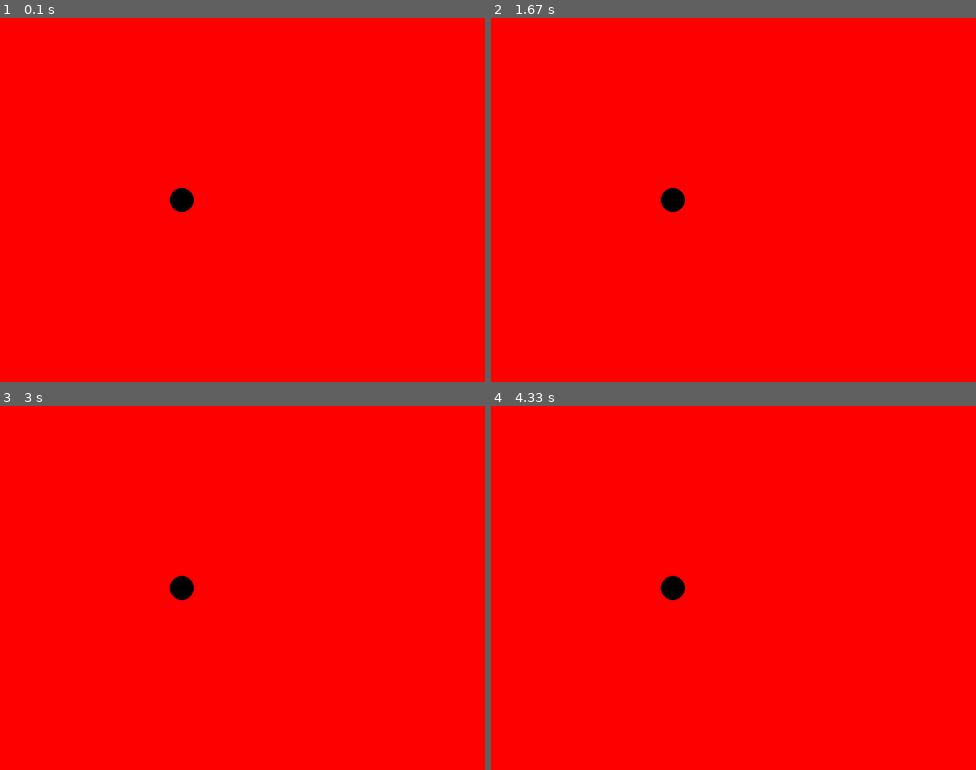
Above: before the commit, frames 1-4 (two rows, left to right).
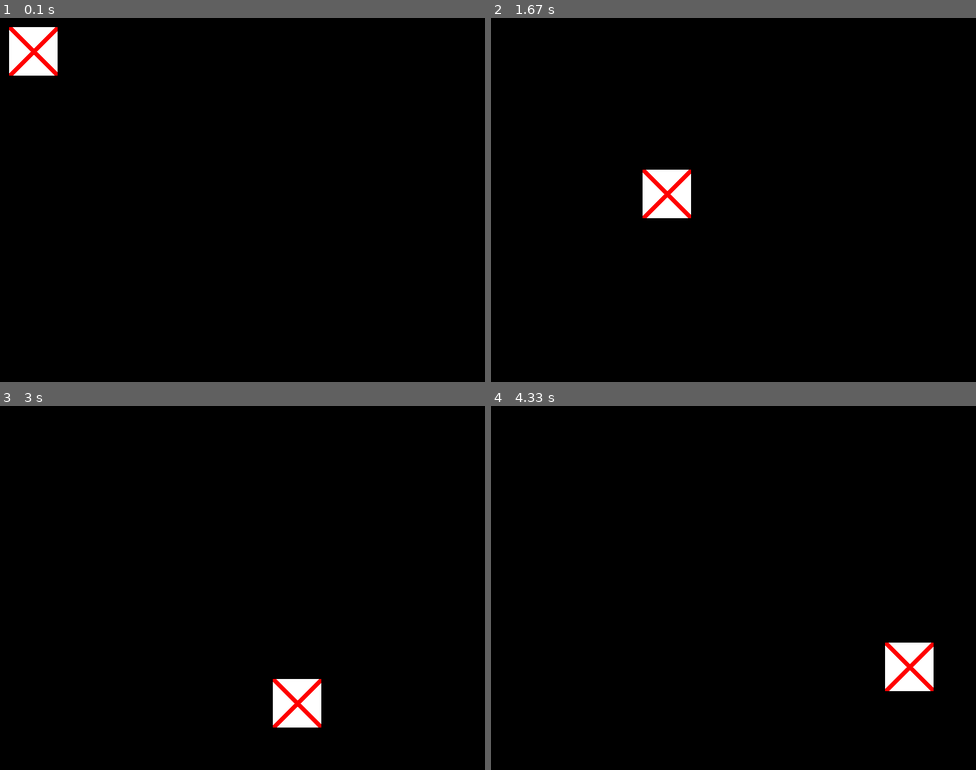
Above: after the commit, the same moments.

Repository: ddiggs-whs/teaching_pygame
Game: pygame game, started from main.py
Same seed, same stepped clock (60 frames per second), same inputs: the game is played once before the commit and once after it.
Inputs (mouse positions are in pixels of both pictures, inside the frame that each line leads up to):
- Up to frame 1 (0.1 s): no input
- Up to frame 2 (1.67 s): press the mouse at (534, 61) at 0.37 s; move the mouse to (558, 101) at 0.47 s; release the mouse at (583, 145) at 0.6 s
- Up to frame 3 (3 s): no input
- Up to frame 4 (4.33 s): no input

The runs differ from the first frame. In frame 1, 99% of the frame differs, in the area x 0-100%, y 0-100%; in frame 2, 100%; in frame 3, 99%; in frame 4, 99%.

Commit message:
First changes

Diff:
--- a/main.py
+++ b/main.py
@@ -1,22 +1,76 @@
 import pygame
-
 
 pygame.init()
 
+WINDOWWIDTH = 800
+WINDOWHEIGHT = 600
 
-DISPLAYSURFACE = pygame.display.set_mode([800, 600])
+DISPLAY = pygame.display.set_mode([WINDOWWIDTH, WINDOWHEIGHT])
 FPSCLOCK = pygame.time.Clock()
+BLACK = (0, 0, 0)
+WHITE = (255, 255, 255)
+RED = (255, 0, 0)
+GREEN = (0, 255, 0)
+left = 50
+top = 50
+width = 40
+height = 40
+x_speed = 5
+y_speed = 5
+x_color = RED
+mos_pos = (0, 0)
+
+
+class BouncingRectangle(pygame.sprite.Sprite):
+
+    def __init__(self, width, height):
+        super().__init__()
+        self.image = pygame.Surface([width, height])
+        self.rect = self.image.get_rect()
+        self.x_color = RED
+
+        self.image.fill(WHITE)
+        pygame.draw.line(self.image, self.x_color, self.rect.topleft, self.rect.bottomright, 10)
+        pygame.draw.line(self.image, self.x_color, self.rect.bottomleft, self.rect.topright, 10)
+
+        self.x_speed = 5
+        self.y_speed = 5
+
+    def update(self):
+        self.rect.left += self.x_speed
+        if self.rect.right >= WINDOWWIDTH:
+            self.x_speed *= -1
+        if self.rect.left <= 0:
+            self.x_speed *= -1
+
+        self.rect.top += self.y_speed
+        if self.rect.bottom >= WINDOWHEIGHT:
+            self.y_speed *= -1
+        if self.rect.top <= 0:
+            self.y_speed *= -1
+
+my_rectangle = BouncingRectangle(80, 80)
+my_group = pygame.sprite.Group()
+my_group.add(my_rectangle)
+
 
 while True:
 
     for event in pygame.event.get():
+        if event.type == pygame.MOUSEMOTION:
+            mos_pos = pygame.mouse.get_pos()
+            if left < mos_pos[0] < left + width and top < mos_pos[1] < top + height:
+                x_color = GREEN
+            else:
+                x_color = RED
         if event.type == pygame.QUIT:
             quit()
 
-    DISPLAYSURFACE.fill((255, 0, 0))
+    DISPLAY.fill(BLACK)
 
-    pygame.draw.circle(DISPLAYSURFACE, (0, 0, 0), (300, 300), 20)
+    my_group.update()
+    my_group.draw(DISPLAY)
+
 
     pygame.display.update()
-
     FPSCLOCK.tick(30)
